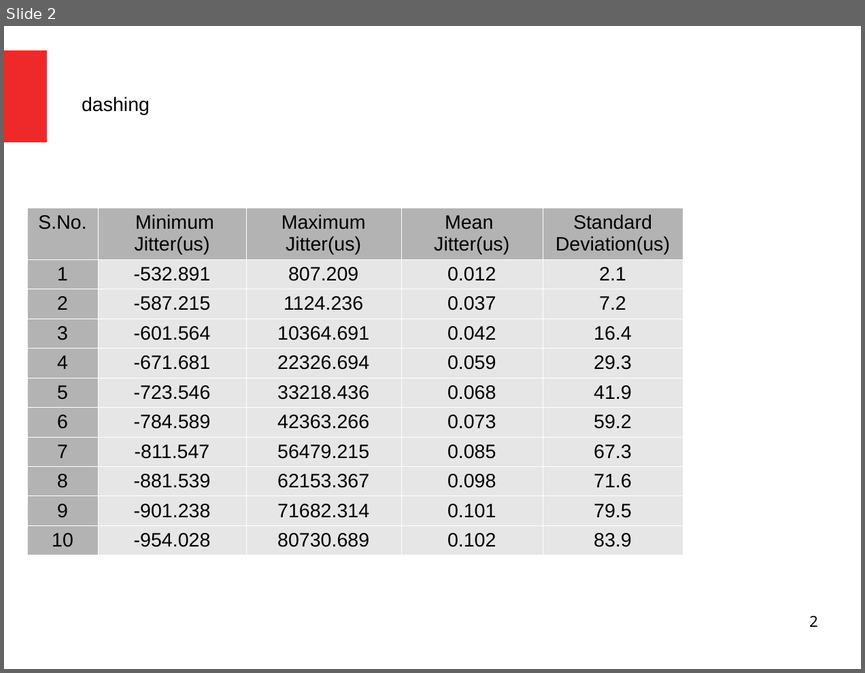
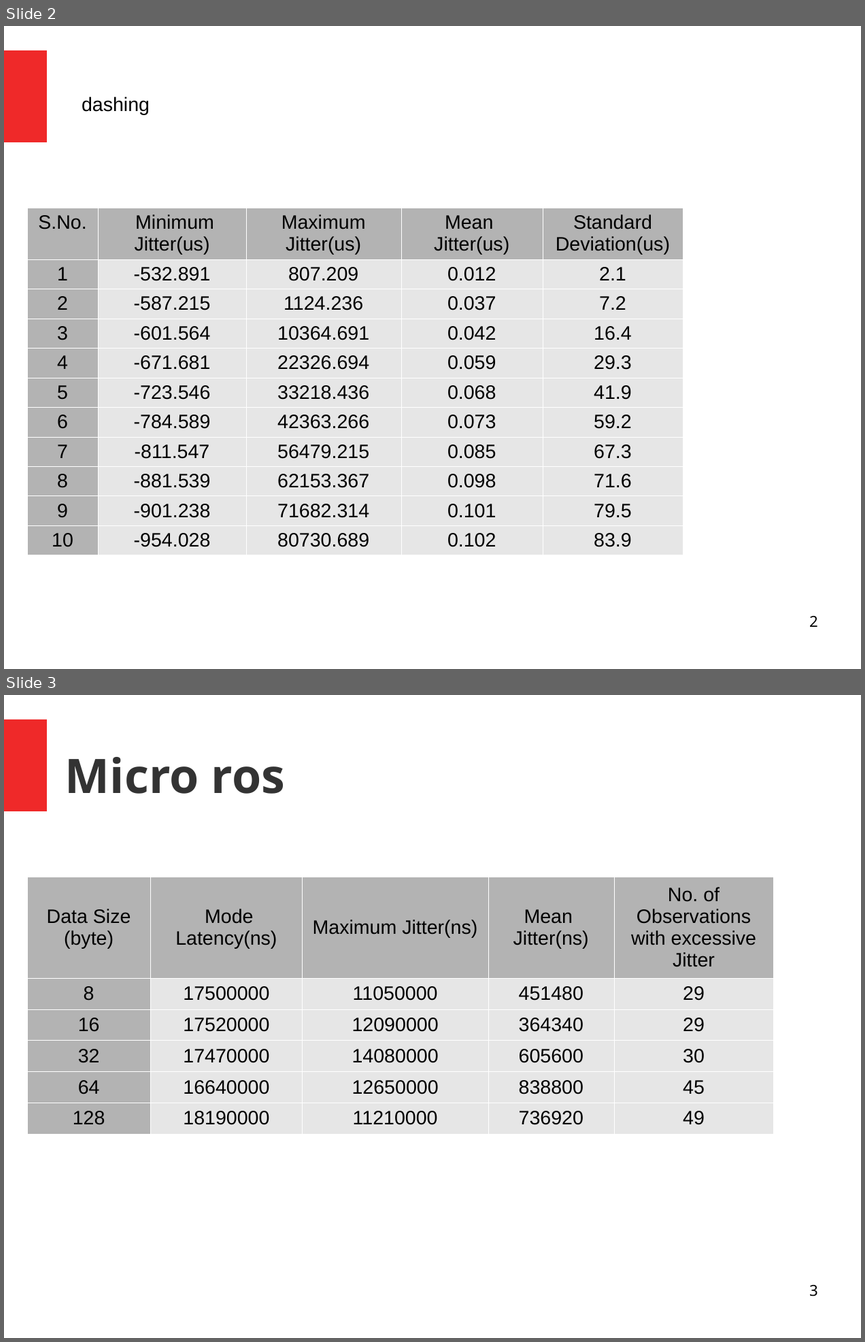
Before and after one commit to Viplav04/Master-Thesis-Latex-RWU, a slide deck: ros2 latency.odp. Shown one above the other, each under a label of ours: slide 2 before the commit, slides 2 and 3 after it. The pictures are 865x673 and 865x1342 pixels, drawn with LibreOffice and Linux fonts; fonts in the diff are those of the drawing. Boxes give left, top, right and bottom in pixels: in the first picture for what was removed or moved away, otherwise in the second. Text is boxed around its words. In the diff, an @@ line names an element or a change of style, - is before the commit and + after.

```diff
--- a/ros2 latency.odp
+++ b/ros2 latency.odp
@@ slide 3 added at (4,695,861,1338), background #FFFFFF; not listed: 1 template element that a slide beside it also shows @@
@@ title added at (65,757,285,794), 44 pt, text #333333, bold @@
+Micro ros
@@ table added at (27,877,774,1127), 6 rows, 5 columns @@
+Data Size (byte) | Mode Latency(ns) | Maximum Jitter(ns) | Mean / Jitter(ns) | No. of Observations with excessive Jitter
+8 | 17500000 | 11050000 | 451480 | 29
+16 | 17520000 | 12090000 | 364340 | 29
+32 | 17470000 | 14080000 | 605600 | 30
+64 | 16640000 | 12650000 | 838800 | 45
+128 | 18190000 | 11210000 | 736920 | 49
@@ page number added at (809,1285,818,1296), 14 pt, text #000000 @@
+3
```
Also in this commit, not shown: 2 other files.
